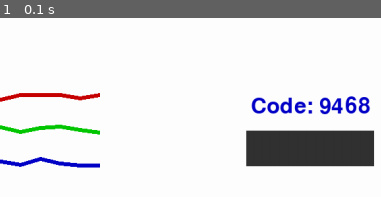
Above: before the commit, frame 1.
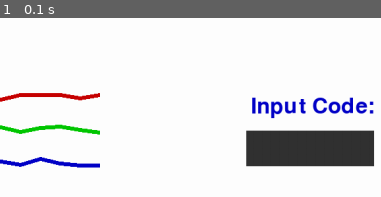
Above: after the commit, the same moment.

Repository: ShakH00/HackTheBomb
Game: pygame game, started from player1.py
Same seed, same stepped clock (60 frames per second), same inputs: the game is played once before the commit and once after it.
Inputs:
- Up to frame 1 (0.1 s): no input
The pictures show only the part of the screen within x 50-100%, y 17-67%; the shares and areas given below are measured in that part.

The runs differ from the first frame. In frame 1, 2.1% of the frame differs, in the area x 65-99%, y 43-57%.

Commit message:
removed visual display of correct code

Diff:
--- a/player1.py
+++ b/player1.py
@@ -59,6 +59,7 @@
 
 # Number Code Module
 bomb_number_code = str(random.randint(1000, 9999)) #randomly selected code
+print(bomb_number_code)
 player_input_code = ""
 code_correct = False
 wire_colors = ["red", "green", "blue"]
@@ -119,7 +120,7 @@
         screen.blit(text, (symbol_positions[idx][0] + 15, symbol_positions[idx][1] + 15))
 
     # Draw Number Code Area
-    bomb_code_text = font.render(f"Code: {bomb_number_code}", True, BLUE)
+    bomb_code_text = font.render(f"Input Code:", True, BLUE)
     screen.blit(bomb_code_text, (1000, 250))
 
     # Draw input box for number entry
